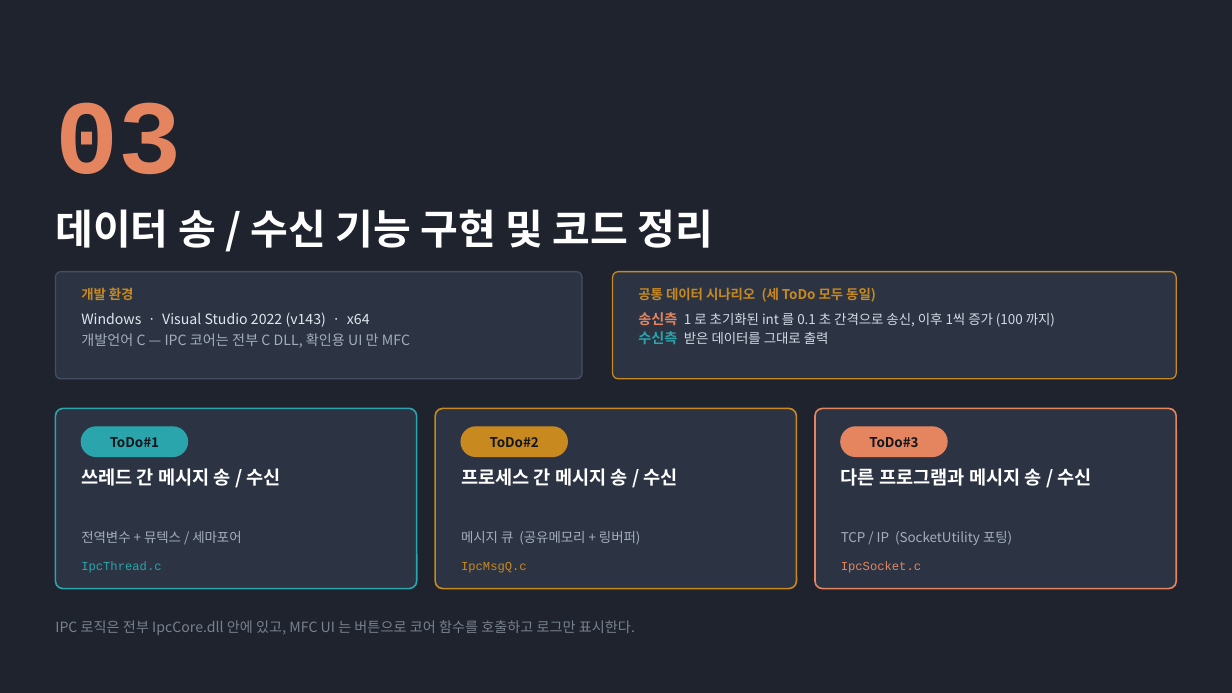
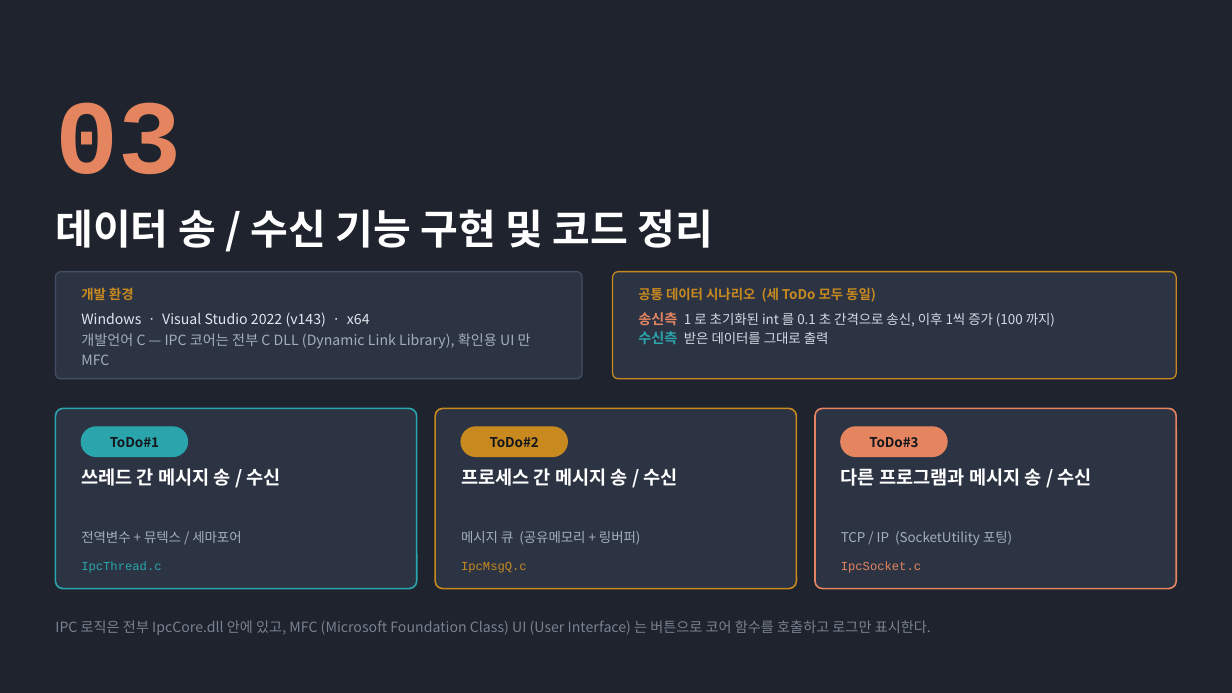
Before and after one commit to harley-hwan/IpcProc, a slide deck: slide 15 of ref/발표자료/IPC_발표자료.pptx. Drawn at 1232x693 pixels with LibreOffice and Linux fonts; fonts in the diff are those of the drawing. Boxes give left, top, right and bottom in pixels: in the first picture for what was removed or moved away, otherwise in the second. Text is boxed around its words. In the diff, an @@ line names an element or a change of style, - is before the commit and + after.

```diff
--- a/ref/발표자료/IPC_발표자료.pptx
+++ b/ref/발표자료/IPC_발표자료.pptx
@@ text at (x1=81, y1=312, x2=531, y2=365): text changed; text colour #E1E7EE to #A3AEBD @@
-Windows · Visual Studio 2022 (v143) · x64
-개발언어 C — IPC 코어는 전부 C DLL, 확인용 UI 만 MFC
+Windows · Visual Studio 2022 (v143) · x64
+개발언어 C — IPC 코어는 전부 C DLL (Dynamic Link Library), 확인용 UI 만 MFC
@@ text at (x1=55, y1=620, x2=931, y2=635): text changed @@
-IPC 로직은 전부 IpcCore.dll 안에 있고, MFC UI 는 버튼으로 코어 함수를 호출하고 로그만 표시한다.
+IPC 로직은 전부 IpcCore.dll 안에 있고, MFC (Microsoft Foundation Class) UI (User Interface) 는 버튼으로 코어 함수를 호출하고 로그만 표시한다.
```
Also in this commit, not shown: 6 other slides changed, 2 other files.
